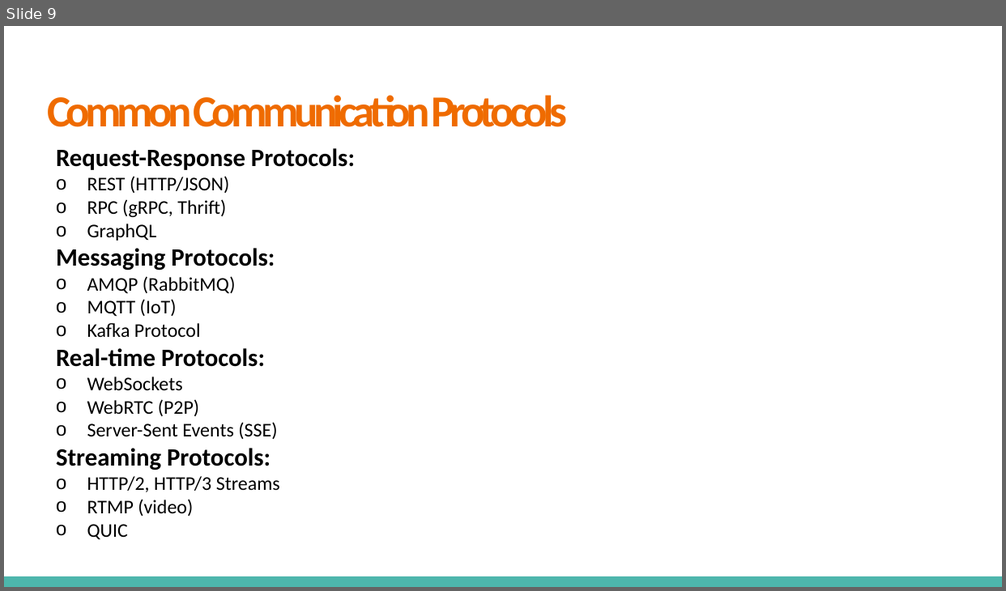
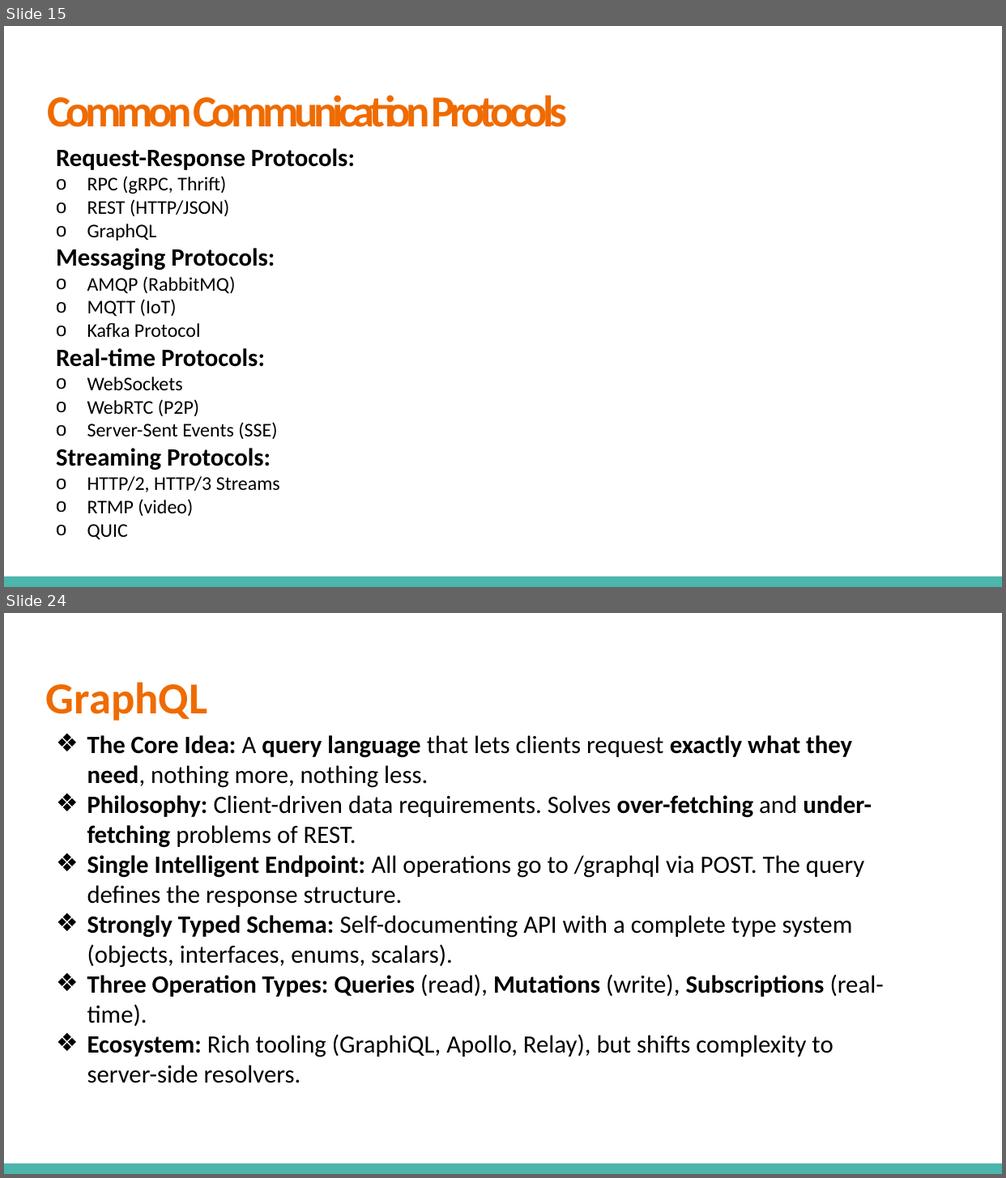
Before and after one commit to VikashChauhan51/system-design, a slide deck: High Level System Design/Fundamentals/4. Communication Networks and Protocols/Communication Networks & Protocols.pptx. Shown one above the other, each under a label of ours: slide 9 before the commit, slides 15 and 24 after it; the slides between them are not shown. The pictures are 1006x591 and 1006x1178 pixels, drawn with LibreOffice and Linux fonts; fonts in the diff are those of the drawing. Boxes give left, top, right and bottom in pixels: in the first picture for what was removed or moved away, otherwise in the second. Text is boxed around its words. In the diff, an @@ line names an element or a change of style, - is before the commit and + after.

```diff
--- a/High Level System Design/Fundamentals/4. Communication Networks and Protocols/Communication Networks & Protocols.pptx
+++ b/High Level System Design/Fundamentals/4. Communication Networks and Protocols/Communication Networks & Protocols.pptx
@@ slide 24 added at [4,613,1002,1174], background #FFFFFF; not listed: 1 template element that a slide beside it also shows @@
@@ title added at [46,682,208,721], 32 pt, text #EF6B00, bold @@
+GraphQL
@@ text added at [87,735,884,1084], 18 pt, text #000000 @@
+❖ The Core Idea: A query language that lets clients request exactly what they need, nothing more, nothing less.
+❖ Philosophy: Client-driven data requirements. Solves over-fetching and under-fetching problems of REST.
+❖ Single Intelligent Endpoint: All operations go to /graphql via POST. The query defines the response structure.
+❖ Strongly Typed Schema: Self-documenting API with a complete type system (objects, interfaces, enums, scalars).
+❖ Three Operation Types: Queries (read), Mutations (write), Subscriptions (real-time).
+❖ Ecosystem: Rich tooling (GraphiQL, Apollo, Relay), but shifts complexity to server-side resolvers.
@@ what was slide 9 is now slide 15 @@
@@ slide 15 changed as well @@
@@ text at [87,176,226,194]: paragraph added @@
+  o RPC (gRPC, Thrift)
@@ text at [87,199,226,217]: paragraph removed @@
-  o RPC (gRPC, Thrift)
```
Also in this commit, not shown: 4 other slides changed, 23 other slides added, 1 slide removed.
